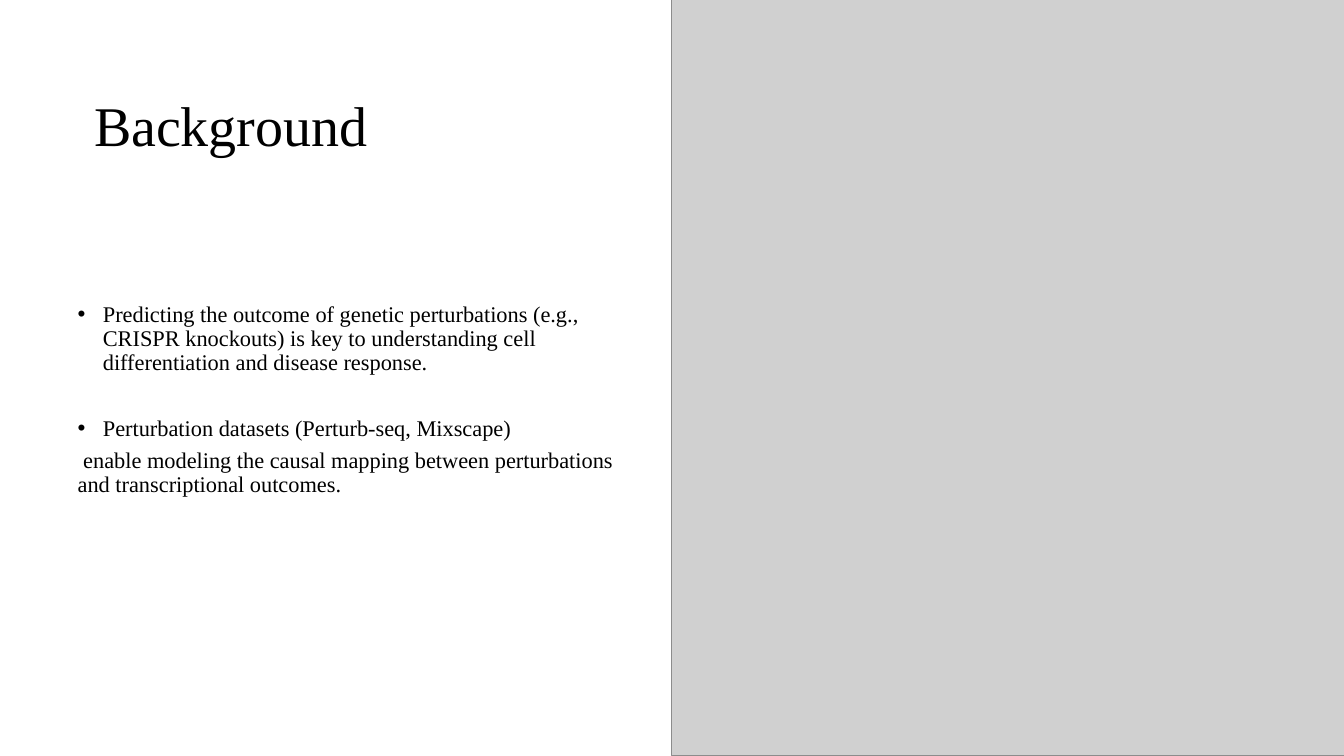
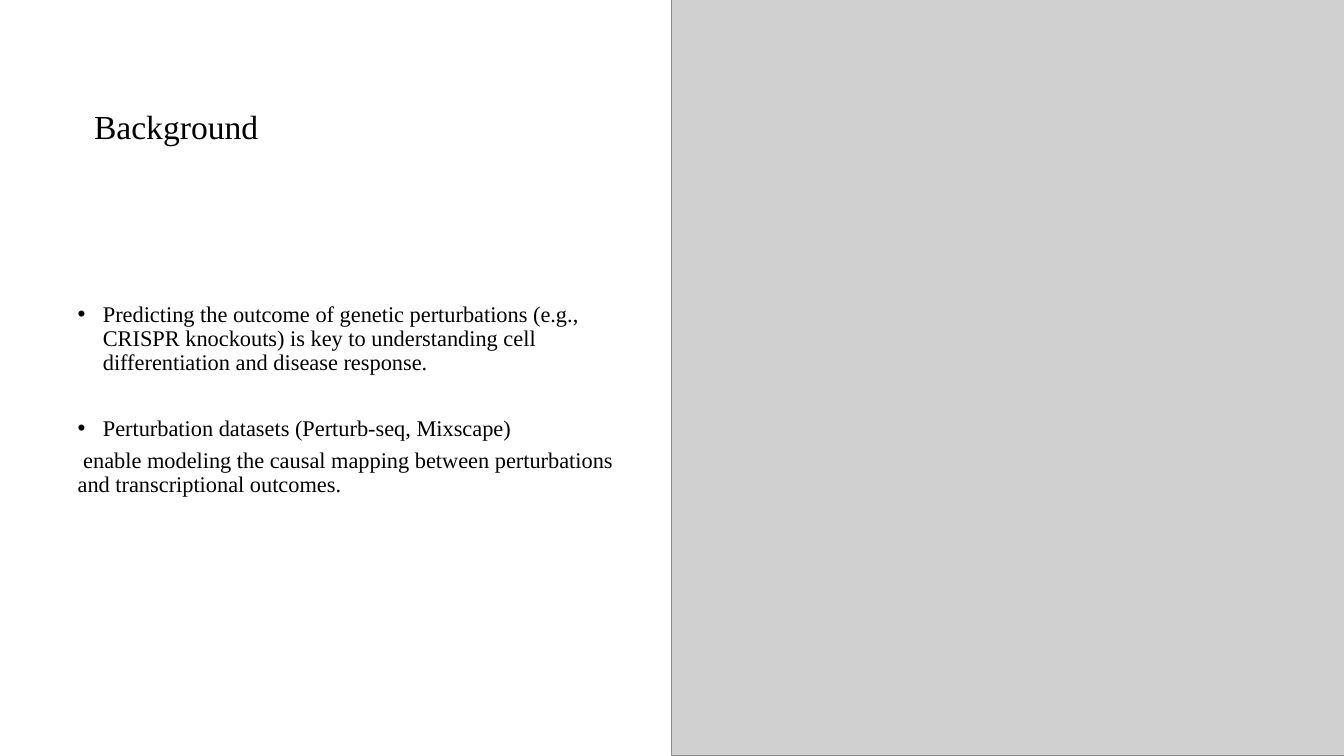
Before and after one commit to boabangf/GNN_RL_gene_trajectory_perturbation, a slide deck: slide 3 of ppt slides for omic codeathon (1) (1).pptx (slide 2 before the commit). Drawn at 1344x756 pixels with LibreOffice and Linux fonts; fonts in the diff are those of the drawing; grey boxes stand for pictures. Boxes give left, top, right and bottom in pixels: in the first picture for what was removed or moved away, otherwise in the second. Text is boxed around its words. In the diff, an @@ line names an element or a change of style, - is before the commit and + after.

```diff
--- a/ppt slides for omic codeathon (1) (1).pptx
+++ b/ppt slides for omic codeathon (1) (1).pptx
@@ title "Background" at box(94, 115, 258, 145): size 40 to 24 pt @@
```
Also in this commit, not shown: 4 other slides changed, 5 slides added.
